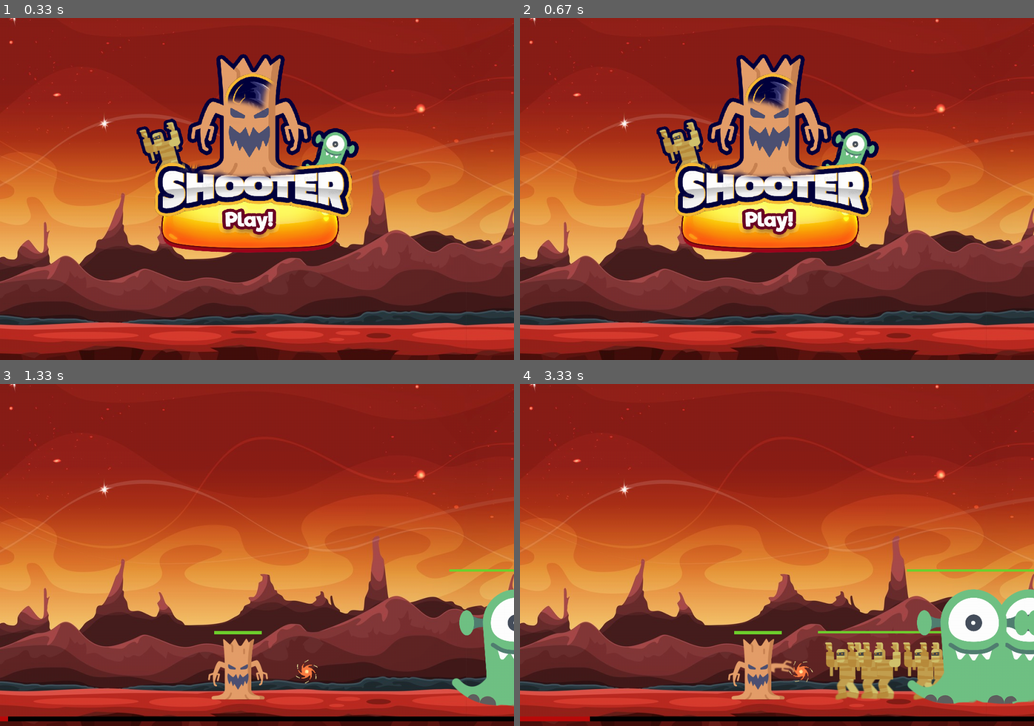
Above: before the commit, frames 1-4 (two rows, left to right).
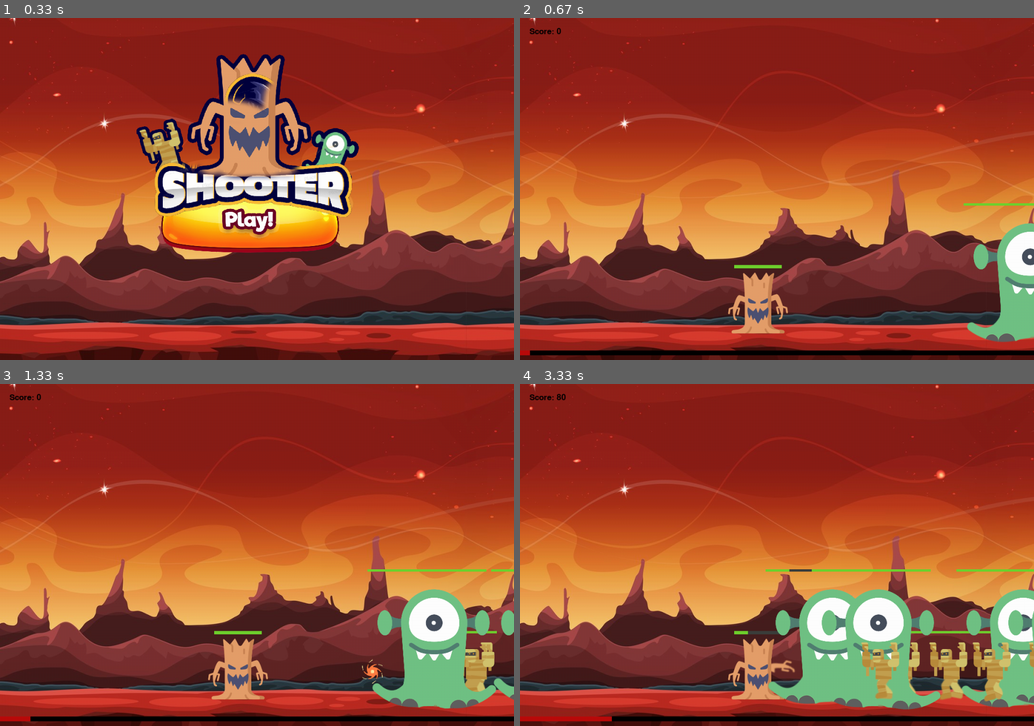
Above: after the commit, the same moments.

Repository: LakunCindy/pygame
Game: pygame game, started from main.py
The game is run twice, just before and just after one commit, with the same random seed, the same clock (stepped at 60 frames per second) and the same inputs.
Inputs (mouse positions are in pixels of both pictures, inside the frame that each line leads up to):
- Up to frame 1 (0.33 s): no input
- Up to frame 2 (0.67 s): tap Space at 0.33 s
- Up to frame 3 (1.33 s): tap Space at 0.67 s; click (251, 589) at 1.05 s
- Up to frame 4 (3.33 s): click (838, 585) at 1.38 s; tap Space at 1.73, 2.03, 2.57, 2.9, 3.2 s; click (782, 589) at 2.22 s

Frame 1 is identical in both runs. In frame 2, 21% of the frame differs, in the area x 0-100%, y 2-99%; in frame 3, 7.1%; in frame 4, 13%.

Commit message:
ajout son et score

Diff:
--- a/comet.py
+++ b/comet.py
@@ -16,6 +16,7 @@
 
     def remove(self):
         self.comet_event.all_comets.remove(self)
+        self.comet_event.game.sound_manager.play('meteorite')
         #si il n'y a plus de boule de feu sur le jeu
         if len(self.comet_event.all_comets) == 0:
             #remettre la jauge au depart
--- a/game.py
+++ b/game.py
@@ -2,6 +2,7 @@
 from player import Player
 from monster import Monster, Mummy, Alien
 from comet_event import CometFallEvent
+from sound import SoundManager
 
 class Game:
     def __init__(self):
@@ -15,7 +16,10 @@
         self.comet_event = CometFallEvent(self)
         #groupe de monstre
         self.all_monsters = pygame.sprite.Group()
+        self.score = 0
         self.pressed = {}
+        self.font = pygame.font.Font("assets/font.ttf", 25)
+        self.sound_manager = SoundManager()
 
     def start(self):
         print('start')
@@ -31,8 +35,17 @@
         self.player.health = self.player.max_health
         self.comet_event.reset_percent()
         self.is_playing = False
+        self.score = 0
+        self.sound_manager.play('game_over')
+
+    def add_score(self,points=10):
+        self.score += points
 
     def update(self,screen):
+        #afficher le score sur l'ecran
+        score_text = self.font.render(f"Score: {self.score}", 1, (0,0,0))
+        screen.blit(score_text,(20,20))
+
         #appliquer image du joueur
         screen.blit(self.player.image,self.player.rect)
 
--- a/main.py
+++ b/main.py
@@ -60,7 +60,13 @@
         elif event.type == pygame.KEYDOWN:
             game.pressed[event.key] = True
             if event.key == pygame.K_SPACE:
-                game.player.launch_projectile()
+                if game.is_playing:
+                    game.player.launch_projectile()
+                else:
+                    #mettre le jeu en mode lancé
+                    game.start()
+                    game.sound_manager.play('click')
+
         elif event.type == pygame.KEYUP: #si la touche n'est plus utilisé
             game.pressed[event.key] = False
         elif event.type == pygame.MOUSEBUTTONDOWN:
@@ -68,5 +74,6 @@
             if play_button_rect.collidepoint(event.pos):
                 #mettre le jeu en mode lancé
                 game.start()
+                game.sound_manager.play('click')
     #fixer le nombre de fps
     clock.tick(FPS)
--- a/monster.py
+++ b/monster.py
@@ -13,6 +13,10 @@
         self.rect.y = 540 - offset
         self.velocity = random.randint(1,3)
         self.start_animation()
+        self.loot_amount = 10
+
+    def set_loot_amount(self,amount):
+        self.loot_amount = amount
 
     def set_speed(self, speed):
         self.default_speed = speed
@@ -26,6 +30,8 @@
             self.rect.x = 1000 + random.randint(0,300)
             self.velocity = random.randint(1,self.default_speed)
             self.health = self.max_health
+            #incrementer le score
+            self.game.add_score(20)
 
             #si la barre d'event est chargé à son maxi on ne fait pas repop les monstres
             if self.game.comet_event.is_full_loaded():
@@ -68,6 +74,7 @@
     def __init__(self,game):
         super().__init__(game,"mummy", (130,130))
         self.set_speed(3)
+        self.set_loot_amount(20)
 
 #definir une class pour l'alien
 class Alien(Monster):
@@ -77,3 +84,4 @@
         self.max_health = 250
         self.attack = 0.8
         self.set_speed(1)
+        self.set_loot_amount(50)
--- a/player.py
+++ b/player.py
@@ -47,6 +47,7 @@
          self.all_projectiles.add(Projectile(self))
          #demarrer l'animation du lancer
          self.start_animation()
+         self.game.sound_manager.play('tir')
 
       def move_right(self):
          # si le joueur n'est pas en collision avec un monstre
--- /dev/null
+++ b/sound.py
@@ -0,0 +1,13 @@
+import pygame
+
+class SoundManager:
+    def __init__(self):
+        self.sounds = {
+            'click': pygame.mixer.Sound("assets/sounds/click.ogg"),
+            'game_over': pygame.mixer.Sound("assets/sounds/game_over.ogg"),
+            'tir': pygame.mixer.Sound("assets/sounds/tir.ogg"),
+            'meteorite': pygame.mixer.Sound("assets/sounds/meteorite.ogg")
+        }
+
+    def play(self,name):
+        self.sounds[name].play()
Not shown, added: assets/font.ttf
